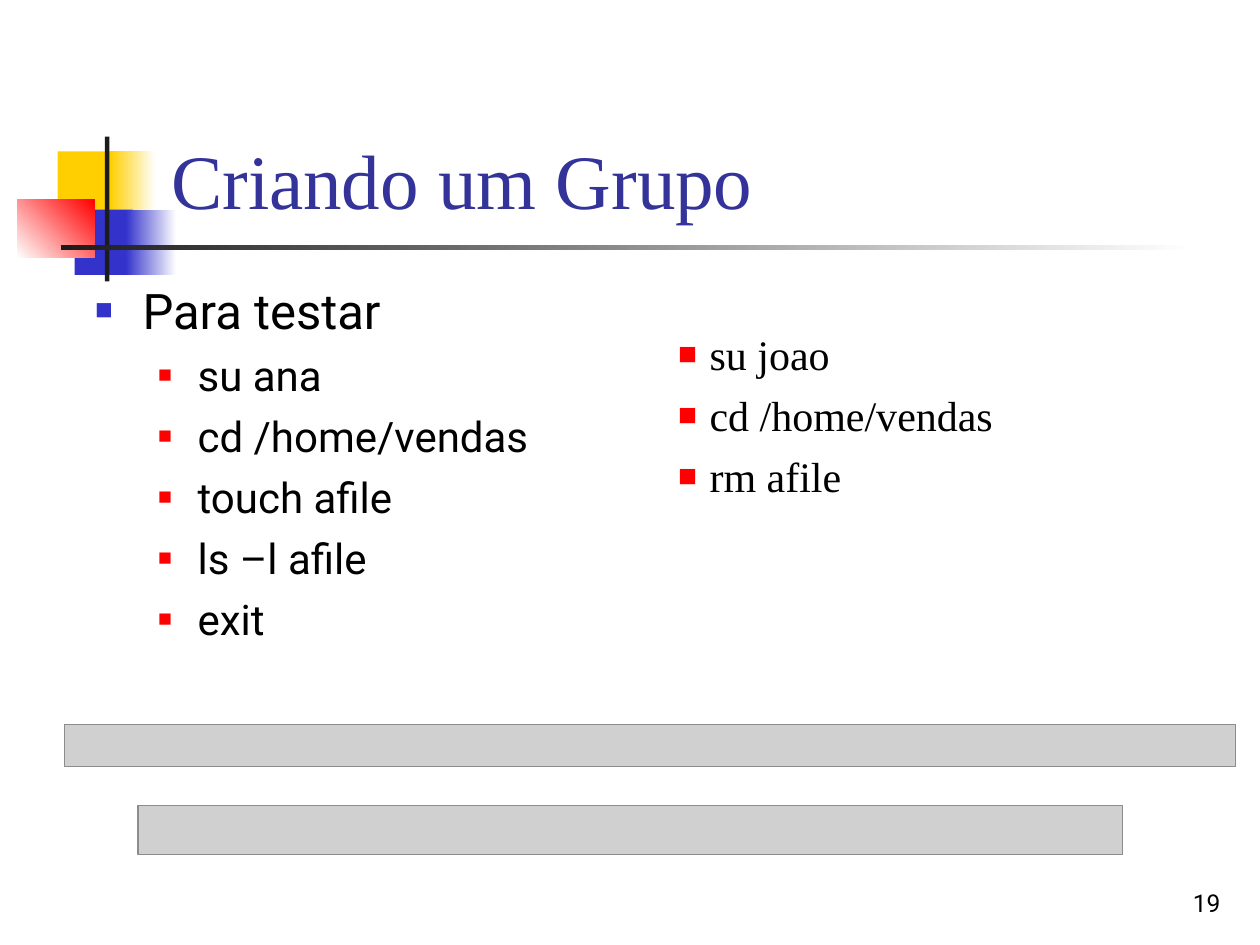
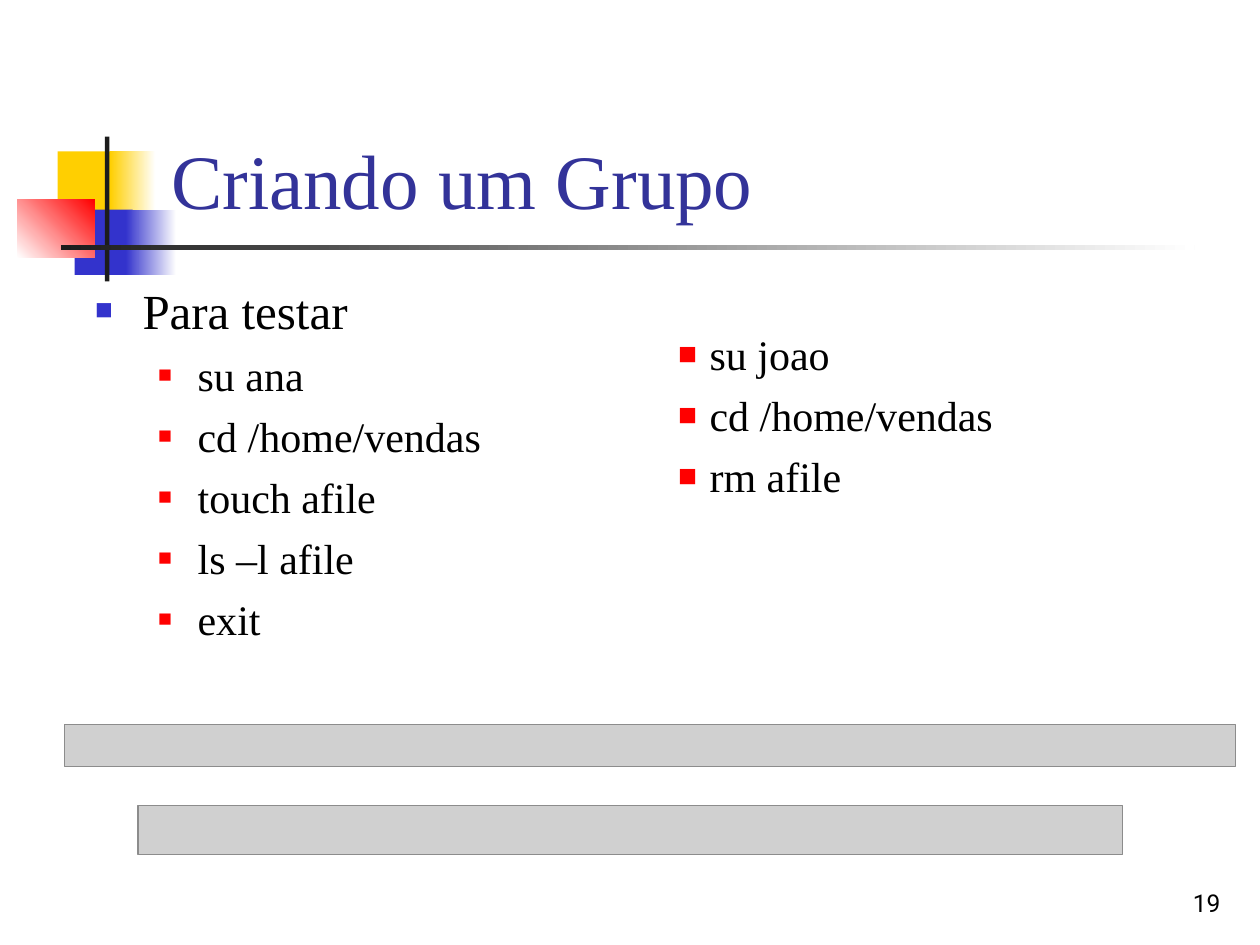
Before and after one commit to IgorSantos1996/SEMAC, a slide deck: slide 19 of Aula - 06 - Administrar Usuarios e Grupos.ppt. Drawn at 1260x945 pixels with LibreOffice and Linux fonts; fonts in the diff are those of the drawing; grey boxes stand for pictures. Boxes give left, top, right and bottom in pixels: in the first picture for what was removed or moved away, otherwise in the second. Text is boxed around its words. In the diff, an @@ line names an element or a change of style, - is before the commit and + after.

```diff
--- a/Aula - 06 - Administrar Usuarios e Grupos.ppt
+++ b/Aula - 06 - Administrar Usuarios e Grupos.ppt
@@ text "Para testar" at (x1=143, y1=297, x2=481, y2=636): font Roboto to Times New Roman @@
```
Also in this commit, not shown: 4 other slides changed, 1 slide added, 1 slide removed.
